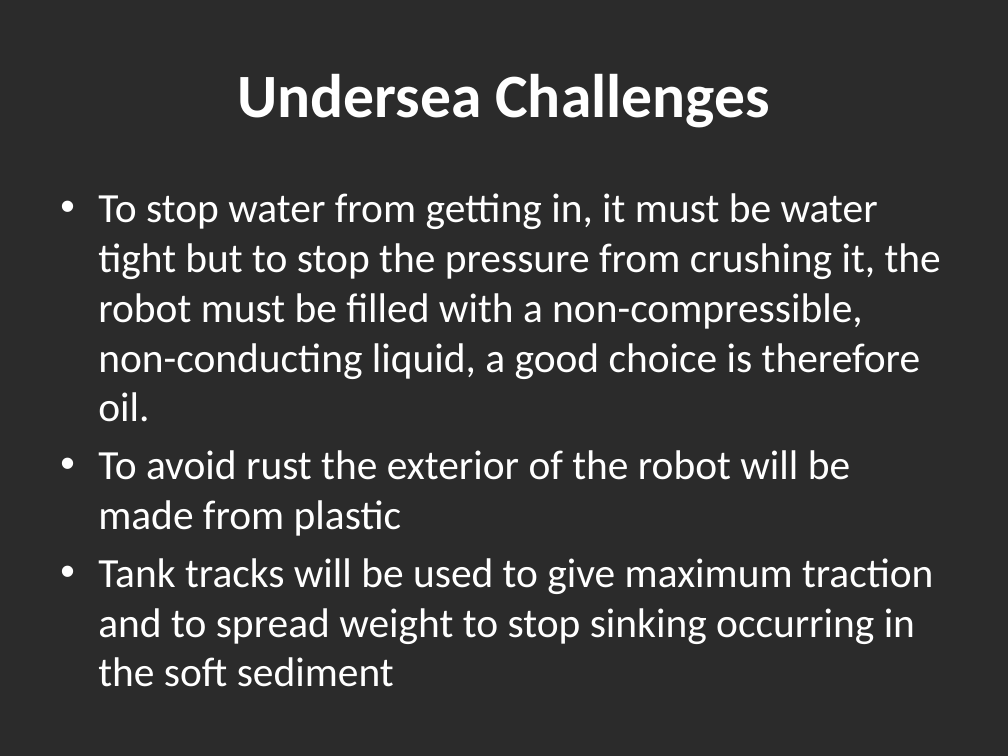
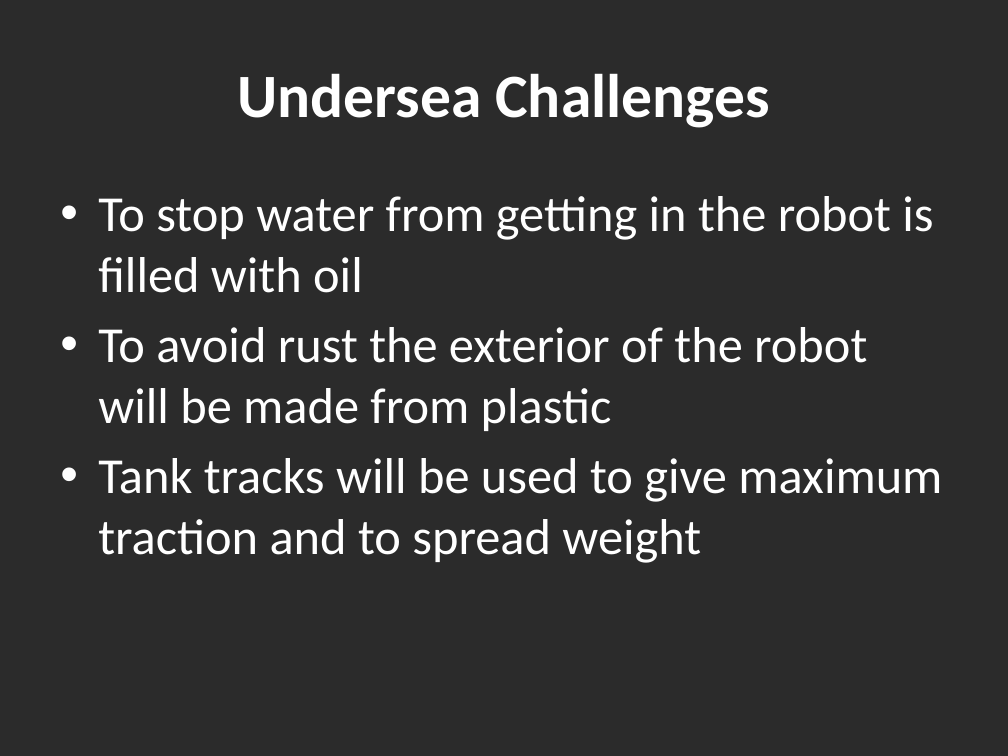
Before and after one commit to mickeyboss123/enel427, a slide deck: slide 5 of nmr26project3rdpro-12.pptx (slide 6 before the commit). Drawn at 1008x756 pixels with LibreOffice and Linux fonts; fonts in the diff are those of the drawing; background and template pictures are left out; a plain dark background stands for a picture behind light text. Boxes give left, top, right and bottom in pixels: in the first picture for what was removed or moved away, otherwise in the second. Text is boxed around its words. In the diff, an @@ line names an element or a change of style, - is before the commit and + after.

```diff
--- a/nmr26project3rdpro-12.pptx
+++ b/nmr26project3rdpro-12.pptx
@@ text at [98, 196, 933, 293]: text changed; size 29.6 to 36 pt @@
-• To stop water from getting in, it must be water tight but to stop the pressure from crushing it, the robot must be filled with a non-compressible, non-conducting liquid, a good choice is therefore oil.
+• To stop water from getting in the robot is filled with oil
@@ text at [98, 327, 867, 431]: size 29.6 to 36 pt in "To avoid rust the exterior of the ..."; more space between paragraphs @@
@@ text at [98, 458, 942, 563]: text changed; size 29.6 to 36 pt @@
-• Tank tracks will be used to give maximum traction and to spread weight to stop sinking occurring in the soft sediment
+• Tank tracks will be used to give maximum traction and to spread weight
```
Also in this commit, not shown: 6 other slides changed, 1 other file.
